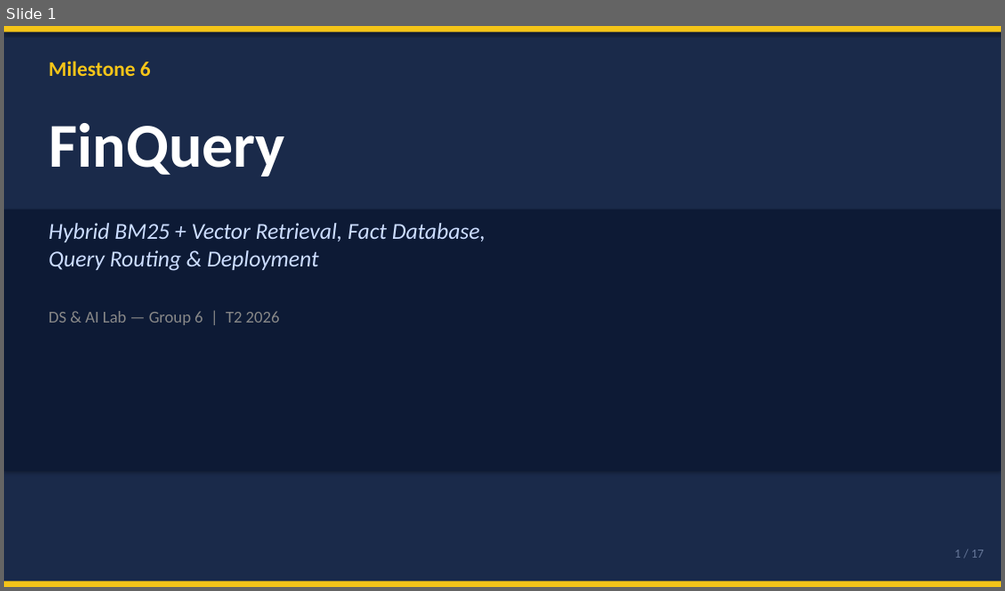
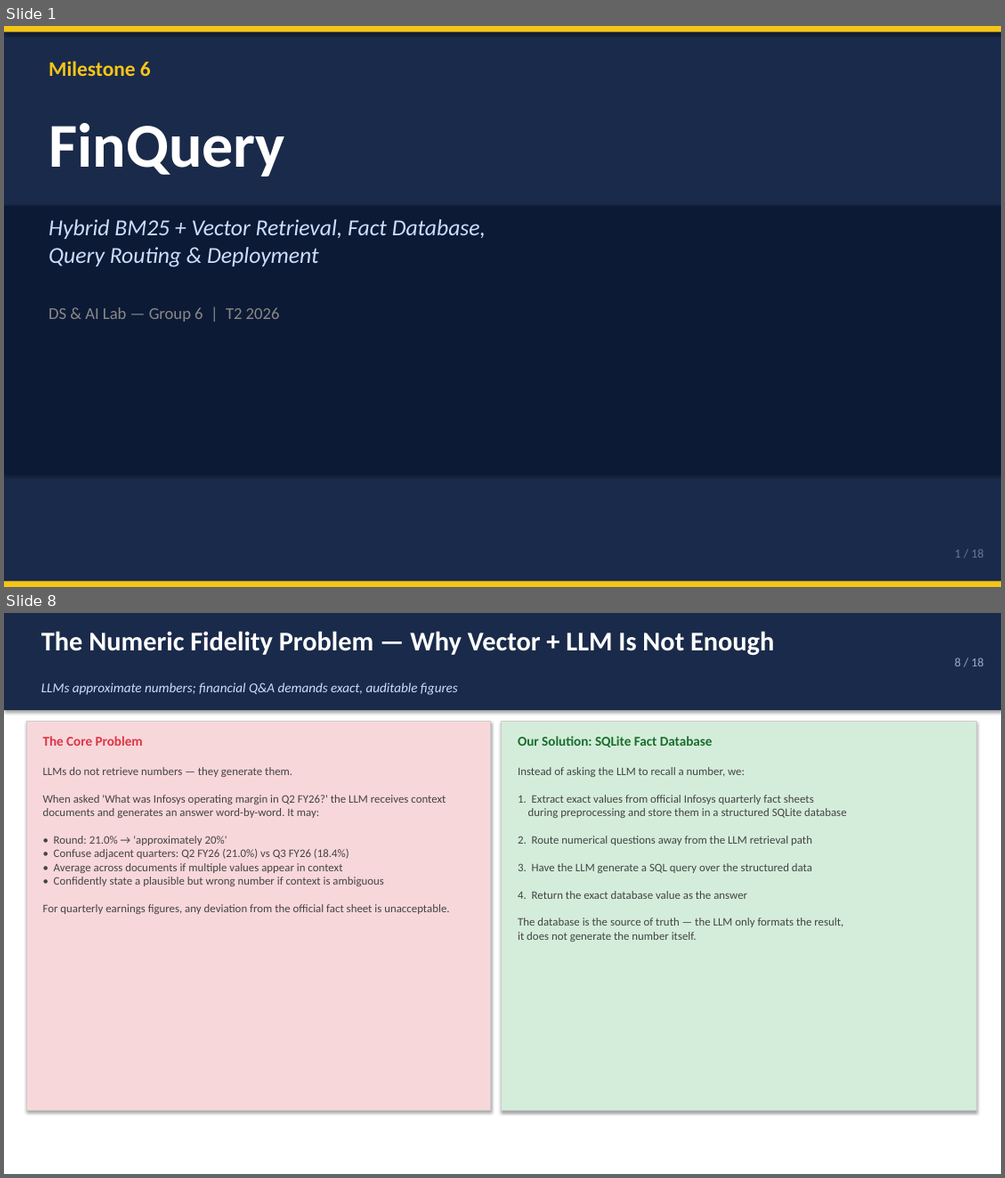
Before and after one commit to nandypi/Group-6-DS-and-AI-Lab-Project, a slide deck: Slides/DSAI_Team_6_Milestone6.pptx. Shown one above the other, each under a label of ours: slide 1 before the commit, slides 1 and 8 after it; the slides between them are not shown. The pictures are 1005x591 and 1005x1178 pixels, drawn with LibreOffice and Linux fonts; fonts in the diff are those of the drawing. Boxes give left, top, right and bottom in pixels: in the first picture for what was removed or moved away, otherwise in the second. Text is boxed around its words. In the diff, an @@ line names an element or a change of style, - is before the commit and + after.

```diff
--- a/Slides/DSAI_Team_6_Milestone6.pptx
+++ b/Slides/DSAI_Team_6_Milestone6.pptx
@@ slide 8 added at <box>4,613,1001,1174</box>, background #FFFFFF @@
@@ rectangle added at <box>4,613,1001,710</box>, fill #1A2A4A @@
@@ text added at <box>41,631,774,655</box>, 26 pt, text #FFFFFF, bold @@
+The Numeric Fidelity Problem — Why Vector + LLM Is Not Enough
@@ text added at <box>955,657,984,666</box>, 12 pt, text #99AACC @@
+8 / 18
@@ text added at <box>41,682,458,695</box>, 13 pt, text #CCDDFF, italic @@
+LLMs approximate numbers; financial Q&A demands exact, auditable figures
@@ rectangle added at <box>26,722,490,1111</box>, fill #F8D7DA, outline #CCCCCC 0.75 pt @@
@@ text added at <box>43,736,143,746</box>, 13 pt, text #DC3545, bold @@
+The Core Problem
@@ rectangle added at <box>502,722,976,1111</box>, fill #D4EDDA, outline #CCCCCC 0.75 pt @@
@@ text added at <box>518,736,712,747</box>, 13 pt, text #196E2E, bold @@
+Our Solution: SQLite Fact Database
@@ text added at <box>43,767,449,914</box>, 11 pt, text #444444 @@
+LLMs do not retrieve numbers — they generate them.
+When asked 'What was Infosys operating margin in Q2 FY26?' the LLM receives context documents and generates an answer word-by-word. It may:
+• Round: 21.0% → 'approximately 20%'
+• Confuse adjacent quarters: Q2 FY26 (21.0%) vs Q3 FY26 (18.4%)
+• Average across documents if multiple values appear in context
+• Confidently state a plausible but wrong number if context is ambiguous
+For quarterly earnings figures, any deviation from the official fact sheet is unacceptable.
@@ text added at <box>518,767,846,941</box>, 11 pt, text #444444 @@
+Instead of asking the LLM to recall a number, we:
+1. Extract exact values from official Infosys quarterly fact sheets
+during preprocessing and store them in a structured SQLite database
+2. Route numerical questions away from the LLM retrieval path
+3. Have the LLM generate a SQL query over the structured data
+4. Return the exact database value as the answer
+The database is the source of truth — the LLM only formats the result,
+it does not generate the number itself.
@@ slide 1 changed as well @@
@@ rectangle: place and size @@
-rectangle at <box>4,209,1001,471</box>
+rectangle at <box>4,206,1001,475</box>
@@ text "Hybrid BM25 + Vector Retrieval, ...": place and size @@
-text "Hybrid BM25 + Vector Retrieval, ..." at <box>48,223,485,271</box>
+text "Hybrid BM25 + Vector Retrieval, ..." at <box>48,219,485,267</box>
@@ text "DS & AI Lab — ...": place and size @@
-text "DS & AI Lab — ..." at <box>48,311,280,325</box>
+text "DS & AI Lab — ..." at <box>48,307,280,321</box>
@@ text at <box>955,549,984,557</box>: text changed @@
-1 / 17
+1 / 18
```
Also in this commit, not shown: 6 other slides changed, 10 other slides added, 10 slides removed.
